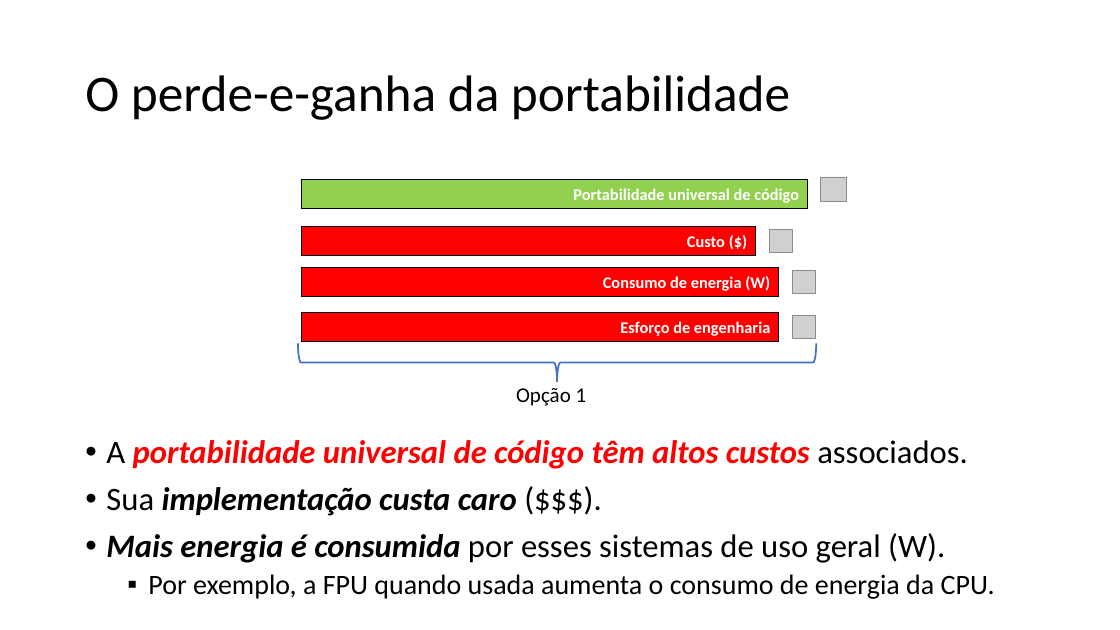
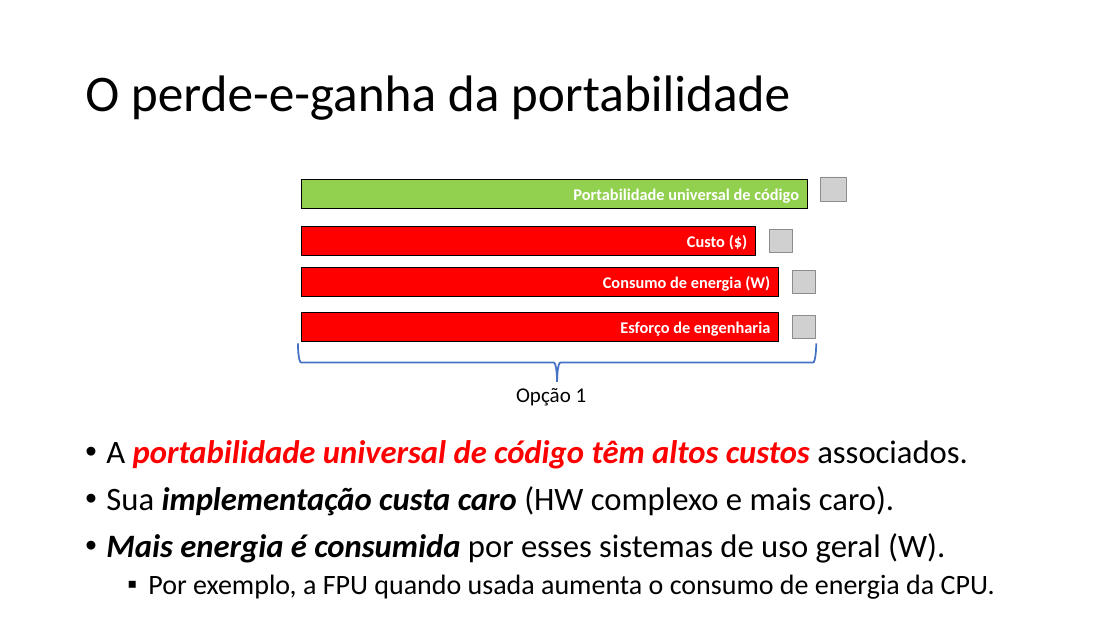
Before and after one commit to zz4fap/tp557-iot-ml, a slide deck: slide 42 of slides/TP557_2_Desafios_do_TinyML_sistemas_embarcados.pptx. Drawn at 1120x630 pixels with LibreOffice and Linux fonts; fonts in the diff are those of the drawing; grey boxes stand for pictures. Boxes give left, top, right and bottom in pixels: in the first picture for what was removed or moved away, otherwise in the second. Text is boxed around its words. In the diff, an @@ line names an element or a change of style, - is before the commit and + after.

```diff
--- a/slides/TP557_2_Desafios_do_TinyML_sistemas_embarcados.pptx
+++ b/slides/TP557_2_Desafios_do_TinyML_sistemas_embarcados.pptx
@@ text at bbox=[106, 486, 894, 516]: text changed; bold off; italic off @@
-• Sua implementação custa caro ($$$).
+• Sua implementação custa caro (HW complexo e mais caro).
```
Also in this commit, not shown: 9 other slides changed, 1 other file.
